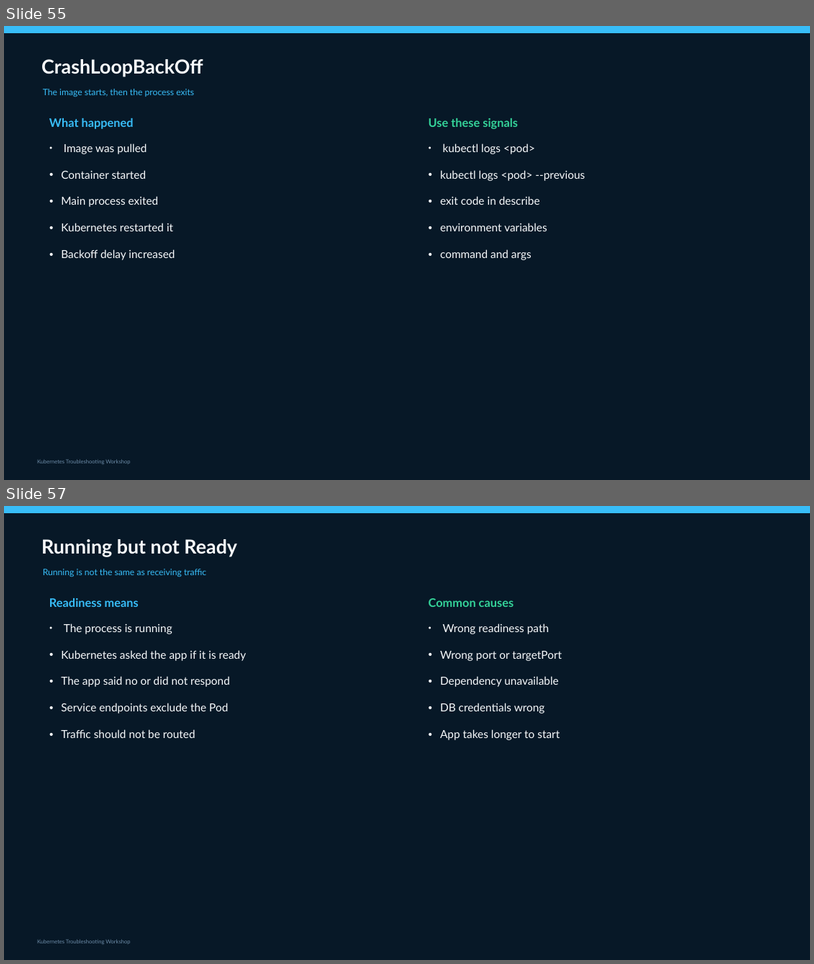
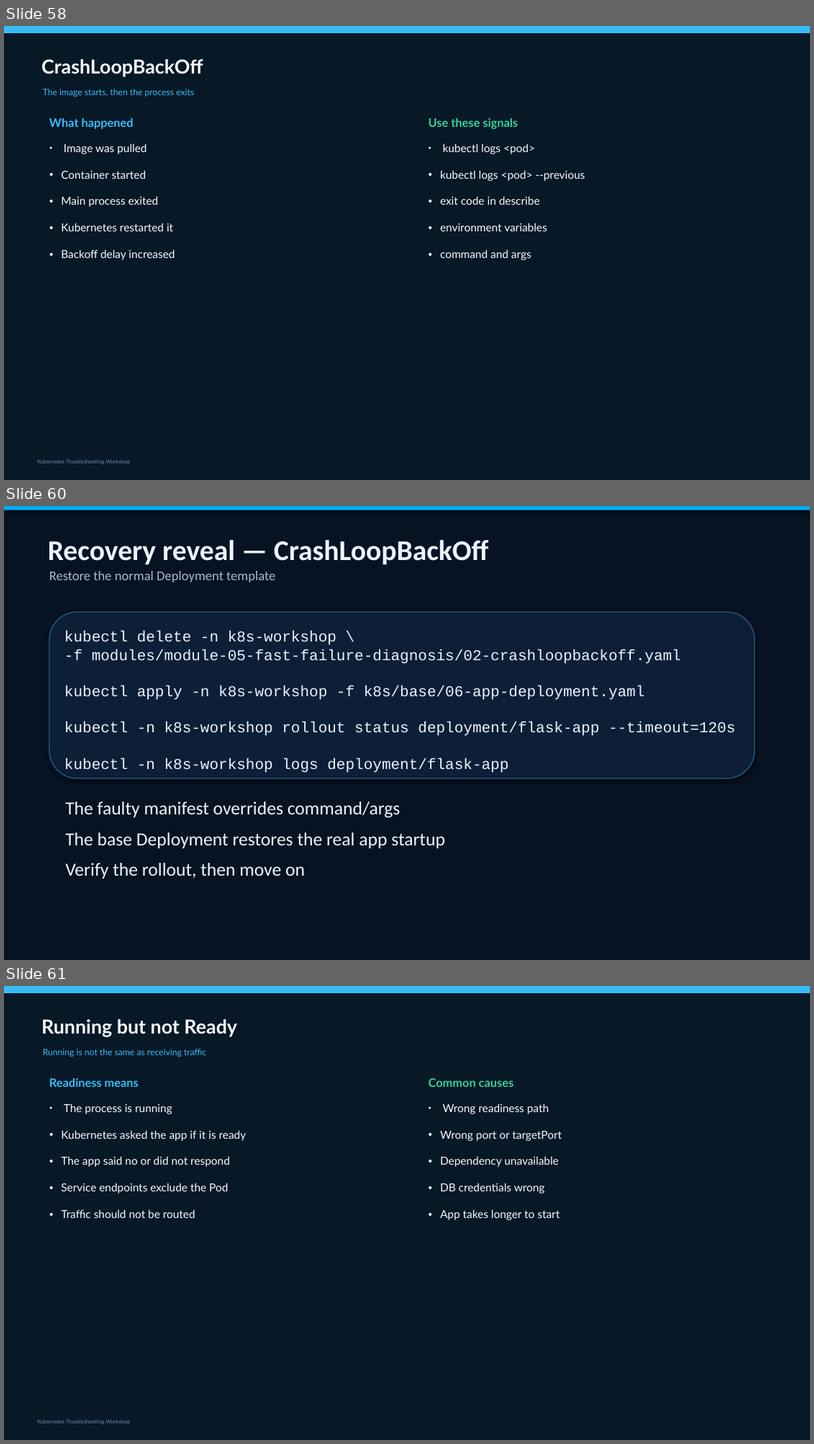
Before and after one commit to slaneslane/k8s-workshop-2, a slide deck: presentations/K8s_Troubleshooting_Workshop_FULL.pptx. Shown one above the other, each under a label of ours: slides 55 and 57 before the commit, slides 58, 60 and 61 after it; the slides between them are not shown. The pictures are 814x964 and 814x1444 pixels, drawn with LibreOffice and Linux fonts; fonts in the diff are those of the drawing. Boxes give left, top, right and bottom in pixels: in the first picture for what was removed or moved away, otherwise in the second. Text is boxed around its words. In the diff, an @@ line names an element or a change of style, - is before the commit and + after.

Commit message:
Module 6 fixed

```diff
--- a/presentations/K8s_Troubleshooting_Workshop_FULL.pptx
+++ b/presentations/K8s_Troubleshooting_Workshop_FULL.pptx
@@ slide 60 added at box(4, 506, 810, 960), background #FFFFFF @@
@@ rectangle added at box(4, 506, 810, 960), fill #071222 @@
@@ rectangle added at box(4, 506, 810, 510), fill #00AEEF @@
@@ text added at box(48, 540, 489, 565), 34 pt, text #EBF4FF, bold @@
+Recovery reveal — CrashLoopBackOff
@@ text added at box(49, 571, 275, 582), 16 pt, text #A4BAD0 @@
+Restore the normal Deployment template
@@ rounded rectangle added at box(49, 612, 756, 778), fill #0C1F36, outline #1F5B84 1.2 pt @@
@@ text added at box(64, 631, 736, 772), 18 pt, text #EBF4FF @@
+kubectl delete -n k8s-workshop \
+-f modules/module-05-fast-failure-diagnosis/02-crashloopbackoff.yaml
+kubectl apply -n k8s-workshop -f k8s/base/06-app-deployment.yaml
+kubectl -n k8s-workshop rollout status deployment/flask-app --timeout=120s
+kubectl -n k8s-workshop logs deployment/flask-app
@@ text added at box(65, 801, 445, 878), 22 pt, text #EBF4FF @@
+The faulty manifest overrides command/args
+The base Deployment restores the real app startup
+Verify the rollout, then move on
@@ what was slide 55 is now slide 58 @@
@@ what was slide 57 is now slide 61 @@
```
Also in this commit, not shown: 3 slides changed, 4 other slides added, 2 other files.
